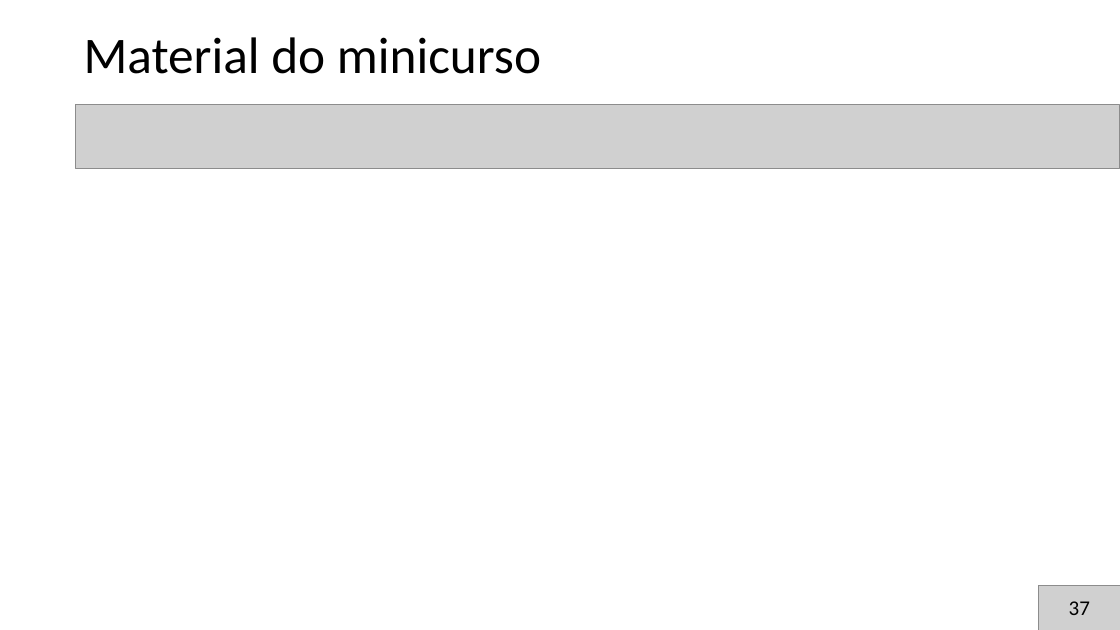
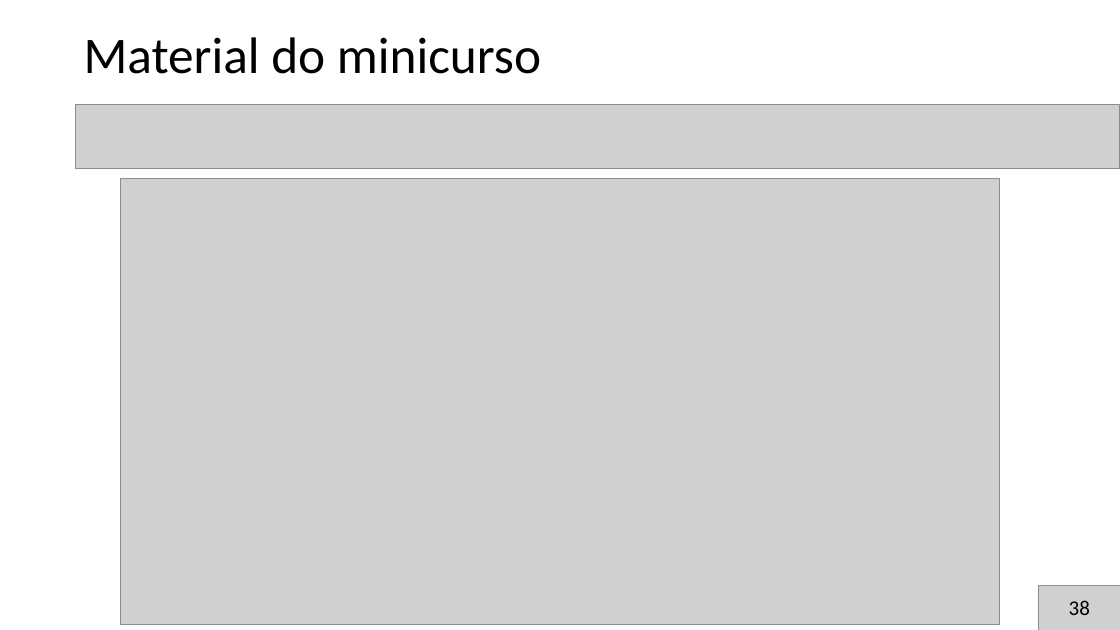
Before and after one commit to brunoslima/Minicurso-Desenvolvimento-Web-Front-end-HTML-CSS, a slide deck: slide 40 of Apresentação/apresentacao2.pptx. Drawn at 1120x630 pixels with LibreOffice and Linux fonts; fonts in the diff are those of the drawing; grey boxes stand for pictures. Boxes give left, top, right and bottom in pixels: in the first picture for what was removed or moved away, otherwise in the second. Text is boxed around its words. In the diff, an @@ line names an element or a change of style, - is before the commit and + after.

```diff
--- a/Apresentação/apresentacao2.pptx
+++ b/Apresentação/apresentacao2.pptx
@@ picture added at (x1=120, y1=179, x2=1000, y2=625) @@
@@ text at (x1=1069, y1=600, x2=1090, y2=615): text changed @@
-37
+38
```
Also in this commit, not shown: 2 other slides changed, 1 other file.
